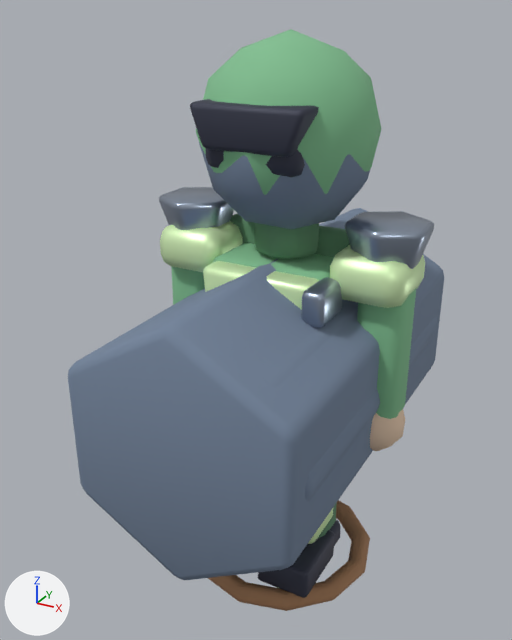
One commit to the Blender file assets-source/blender/characters/archer.blend: the scene before it, then after it.
Rendered twice from a camera (50 mm lens) standing at (1.07, -2.17, 2.09) and looking at (-0.13, 0.0, 1.0). The axes (+X, +Y, +Z) are drawn at lower left. The lights are the same throughout. The older version comes first.

Before the edit, the objects in view are built like this:
```python
me_cone_010 = bpy.data.meshes.new('Cone.010')
me_cone_010.from_pydata(...)  # a 6-sided cut cone along z (radius 0.16 at the low end, 0.1 at the high end) spanning x -0.139..0.139, y -0.16..0.16, z -0.09..0.09
me_cone_010.polygons.foreach_set('use_smooth', [True] * 8)
me_cone_010.materials.append(mat_mat_archer_metal)  # grey #9eaabc
me_cylinder_021 = bpy.data.meshes.new('Cylinder.021')
me_cylinder_021.from_pydata(...)  # an 8-sided cylinder along z spanning x -0.12..0.12, y -0.12..0.12, z -0.08..0.08
me_cylinder_021.polygons.foreach_set('use_smooth', [True] * 10)
me_cylinder_021.materials.append(mat_mat_archer_leather)  # green #5f8e6b
me_icosphere_043 = bpy.data.meshes.new('Icosphere.043')
me_icosphere_043.from_pydata(...)  # an icosphere of 80 faces spanning x -0.105..0.105, y -0.11..0.11, z -0.11..0.11
me_icosphere_043.polygons.foreach_set('use_smooth', [True] * 80)
me_icosphere_043.materials.append(mat_mat_archer_skin)  # beige #e5c8ad
ob_glove_r = bpy.data.objects.new('glove.R', me_icosphere_043)
ob_glove_r.location = (0.38, -0.02, 0.72)
ob_glove_r.rotation_euler = (1.571, 0.0, 0.0)  # degrees (90, 0, 0)
_m = ob_glove_r.modifiers.new('soft bevel', 'BEVEL')
_m.width = 0.02
_m.width_pct = 0.02
_m.segments = 2
ob_neckguard = bpy.data.objects.new('neckGuard', me_cylinder_021)
ob_neckguard.location = (0.0, 0.0, 1.38)
ob_neckguard.rotation_euler = (3.142, 0.0, 0.0)  # degrees (180, 0, 0)
_m = ob_neckguard.modifiers.new('soft bevel', 'BEVEL')
_m.width = 0.024
_m.width_pct = 0.024
_m.segments = 2
ob_shouldercap__1 = bpy.data.objects.new('shoulderCap.-1', me_cone_010)
ob_shouldercap__1.location = (-0.37, 0.0, 1.37)
ob_shouldercap__1.rotation_euler = (3.142, 0.0, 0.0)  # degrees (180, 0, 0)
_m = ob_shouldercap__1.modifiers.new('soft bevel', 'BEVEL')
_m.width = 0.0256
_m.width_pct = 0.0256
_m.segments = 2
# also in view: 'rangedMantle' at (0.0, 0.08, 1.12); 'crest.shadow' at (0.0, -0.18, 1.68); 'LOD1_PROXY_body' at (0.0, 0.0, 0.84); 'torso' at (0.0, 0.0, 0.98); 'shoulder.L' at (-0.34, 0.0, 1.28)
```
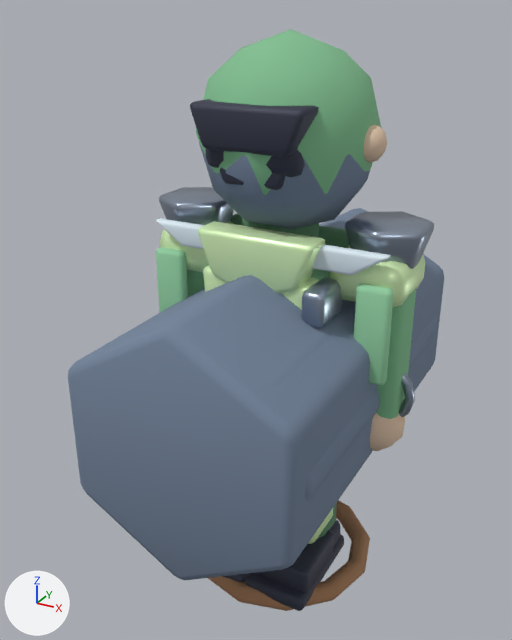
Boxes [x1, y1, x2, y2] around the edits, measured in the pictures (512 x 640 px):
'collarFront', added (green)
    after: [198, 221, 325, 293]
'armPanel.R', added (green)
    after: [354, 284, 394, 385]
'allyShoulderTrim', added (pale blue)
    after: [156, 218, 391, 275]
'armPanel.L', added (green)
    after: [156, 247, 188, 312]
'bootSole.R', added
    after: [246, 534, 344, 611]
'ear.R', added (beige)
    after: [364, 124, 387, 163]
'chinGuard', added
    after: [220, 168, 285, 190]
'wristBand.R', added
    after: [399, 373, 415, 417]
'bootSole.L', added (mostly hidden)
    after: [222, 573, 251, 582]
'shoulder.L', unchanged, covered by the edit
    before: [160, 221, 243, 272]
    after: [160, 221, 233, 272]
'neckGuard', unchanged, covered by the edit
    before: [255, 223, 319, 259]
    after: [255, 223, 319, 237]
'torso', unchanged, covered by the edit
    before: [213, 243, 334, 280]
    after: [311, 269, 330, 280]
'torsoShell', unchanged, covered by the edit
    before: [203, 261, 319, 310]
    after: [203, 265, 319, 310]

The change, as a list of edits to the scene's bpy script:
```text
Add me_allyshouldertrimmesh_002:
    me_allyshouldertrimmesh_002.from_pydata([(-0.44, 1.4, -0.022), (0.44, 1.4, -0.022), (0.32, 1.32, -0.022), (-0.32, 1.32, -0.022), (-0.44, 1.4, 0.022), (0.44, 1.4, 0.022), (0.32, 1.32, 0.022), (-0.32, 1.32, 0.022)], [], [(3, 2, 1, 0), (4, 5, 6, 7), (0, 1, 5, 4), (1, 2, 6, 5), (2, 3, 7, 6), (3, 0, 4, 7)])
    me_allyshouldertrimmesh_002.polygons.foreach_set('use_smooth', [True] * 6)
    me_allyshouldertrimmesh_002.materials.append(mat_mat_archer_snow)  # pale blue #e5f3fd
Add me_chinguardmesh_002:
    me_chinguardmesh_002.from_pydata([(-0.14, 1.69, -0.055), (0.14, 1.69, -0.055), (0.1, 1.58, -0.055), (-0.1, 1.58, -0.055), (-0.14, 1.69, 0.055), (0.14, 1.69, 0.055), (0.1, 1.58, 0.055), (-0.1, 1.58, 0.055)], [], [(3, 2, 1, 0), (4, 5, 6, 7), (0, 1, 5, 4), (1, 2, 6, 5), (2, 3, 7, 6), (3, 0, 4, 7)])
    me_chinguardmesh_002.polygons.foreach_set('use_smooth', [True] * 6)
    me_chinguardmesh_002.materials.append(mat_mat_archer_dark)  # greyish blue #3c3f50
Add me_collarfrontmesh_002:
    me_collarfrontmesh_002.from_pydata([(-0.22, 1.42, -0.06), (0.22, 1.42, -0.06), (0.16, 1.26, -0.06), (0.0, 1.2, -0.06), (-0.16, 1.26, -0.06), (-0.22, 1.42, 0.06), (0.22, 1.42, 0.06), (0.16, 1.26, 0.06), (0.0, 1.2, 0.06), (-0.16, 1.26, 0.06)], [], [(4, 3, 2, 1, 0), (5, 6, 7, 8, 9), (0, 1, 6, 5), (1, 2, 7, 6), (2, 3, 8, 7), (3, 4, 9, 8), (4, 0, 5, 9)])
    me_collarfrontmesh_002.polygons.foreach_set('use_smooth', [True] * 7)
    me_collarfrontmesh_002.materials.append(mat_mat_archer_accent)  # green #e1ffc4
Add ob_allyshouldertrim:
    ob_allyshouldertrim = bpy.data.objects.new('allyShoulderTrim', me_allyshouldertrimmesh_002)  # modifiers BEVEL
    ob_allyshouldertrim.location = (0.0, -0.17, 0.0)
    ob_allyshouldertrim.rotation_euler = (1.571, 0.0, 0.0)  # degrees (90, 0, 0)
Add ob_bootsole_r:
    ob_bootsole_r = bpy.data.objects.new('bootSole.R', me_cube_142)  # a box spanning x -0.125..0.125, y -0.03..0.03, z -0.215..0.215; in mat_mat_archer_dark (greyish blue #3c3f50); modifiers BEVEL
    ob_bootsole_r.location = (0.13, -0.12, 0.035)
    ob_bootsole_r.rotation_euler = (1.571, 0.0, 0.0)  # degrees (90, 0, 0)
Add ob_wristband_r:
    ob_wristband_r = bpy.data.objects.new('wristBand.R', me_torus_020)  # 60 vertices, 60 faces; spans x -0.128..0.128, y -0.128..0.128, z -0.022..0.022; in mat_mat_archer_metal (grey #9eaabc); modifiers BEVEL
    ob_wristband_r.location = (0.39, -0.01, 0.84)
    ob_wristband_r.rotation_euler = (1.571, 0.0, 0.0)  # degrees (90, 0, 0)
Add ob_armpanel_r:
    ob_armpanel_r = bpy.data.objects.new('armPanel.R', me_cube_141)  # a box spanning x -0.06..0.06, y -0.17..0.17, z -0.022..0.022; in mat_mat_archer_clothlight (green #97d5a6); modifiers BEVEL
    ob_armpanel_r.location = (0.39, -0.16, 1.12)
    ob_armpanel_r.rotation_euler = (1.571, 0.0, 0.0)  # degrees (90, 0, 0)
Add ob_bootsole_l:
    ob_bootsole_l = bpy.data.objects.new('bootSole.L', me_cube_142.copy())  # modifiers BEVEL
    ob_bootsole_l.location = (-0.13, -0.12, 0.035)
    ob_bootsole_l.rotation_euler = (1.571, 0.0, 0.0)  # degrees (90, 0, 0)
Add ob_armpanel_l:
    ob_armpanel_l = bpy.data.objects.new('armPanel.L', me_cube_141.copy())  # modifiers BEVEL
    ob_armpanel_l.location = (-0.39, -0.16, 1.12)
    ob_armpanel_l.rotation_euler = (1.571, 0.0, 0.0)  # degrees (90, 0, 0)
Add ob_ear_r:
    ob_ear_r = bpy.data.objects.new('ear.R', me_icosphere_068)  # an icosphere of 80 faces spanning x -0.0618..0.0618, y -0.065..0.065, z -0.065..0.065; in mat_mat_archer_skin (beige #e5c8ad); modifiers BEVEL
    ob_ear_r.location = (0.275, 0.0, 1.7)
    ob_ear_r.rotation_euler = (1.571, 0.0, 0.0)  # degrees (90, 0, 0)
Add ob_chinguard:
    ob_chinguard = bpy.data.objects.new('chinGuard', me_chinguardmesh_002)  # modifiers BEVEL
    ob_chinguard.location = (0.0, -0.215, 0.0)
    ob_chinguard.rotation_euler = (1.571, 0.0, 0.0)  # degrees (90, 0, 0)
Add ob_collarfront:
    ob_collarfront = bpy.data.objects.new('collarFront', me_collarfrontmesh_002)  # modifiers BEVEL
    ob_collarfront.location = (0.0, -0.2, 0.0)
    ob_collarfront.rotation_euler = (1.571, 0.0, 0.0)  # degrees (90, 0, 0)
```
